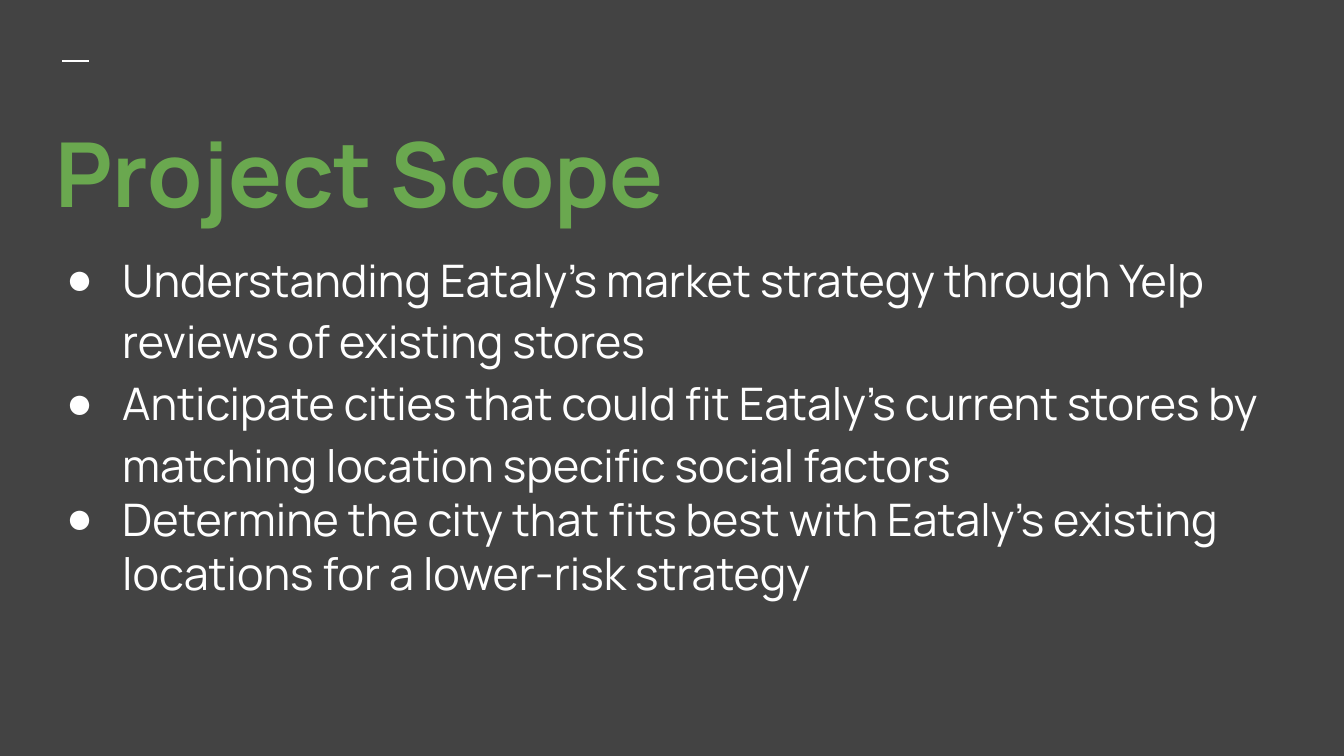
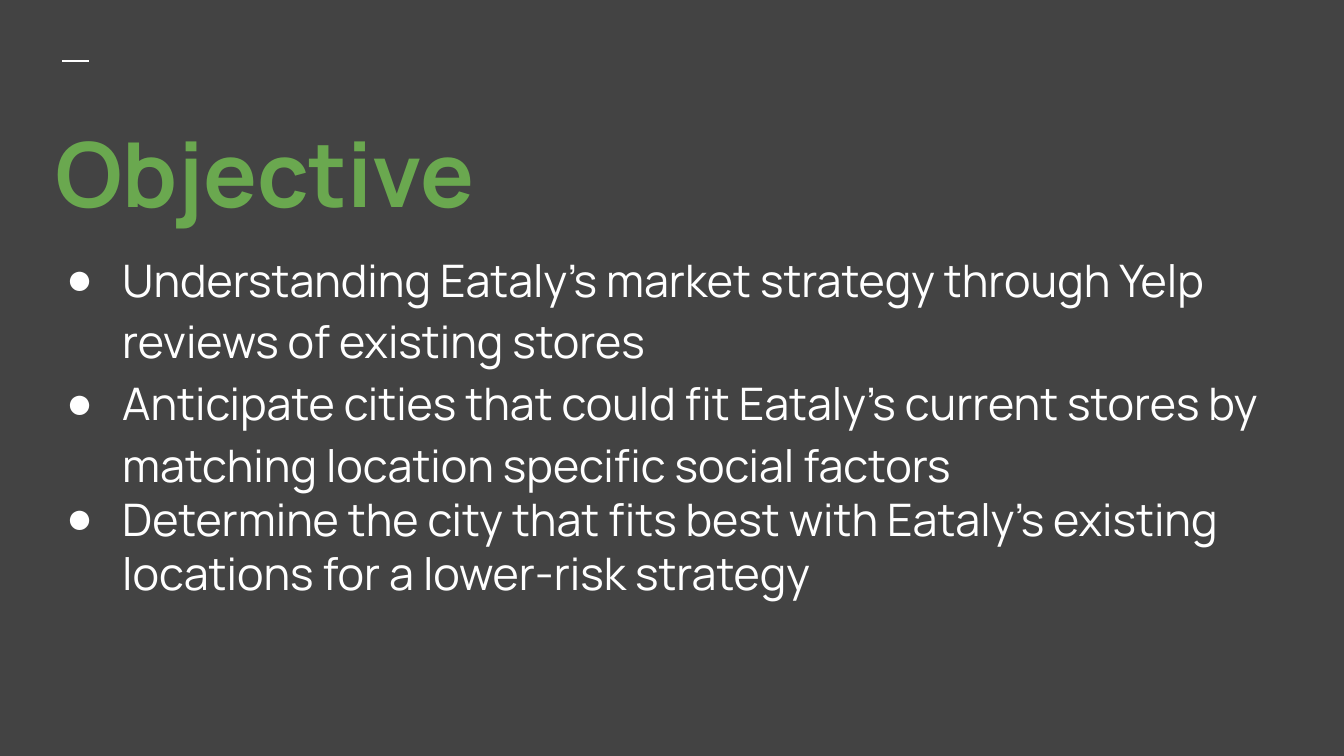
Before and after one commit to mo-sayed/Web-Scraping-Project, a slide deck: slide 5 of Eataly - Mo Sayed Presentation.pptx. Drawn at 1344x756 pixels with LibreOffice and Linux fonts; fonts in the diff are those of the drawing. Boxes give left, top, right and bottom in pixels: in the first picture for what was removed or moved away, otherwise in the second. Text is boxed around its words. In the diff, an @@ line names an element or a change of style, - is before the commit and + after.

```diff
--- a/Eataly - Mo Sayed Presentation.pptx
+++ b/Eataly - Mo Sayed Presentation.pptx
@@ title at box(55, 141, 474, 229): text changed @@
-Project Scope
+Objective
```
Also in this commit, not shown: 5 other slides changed, 1 slide removed.
